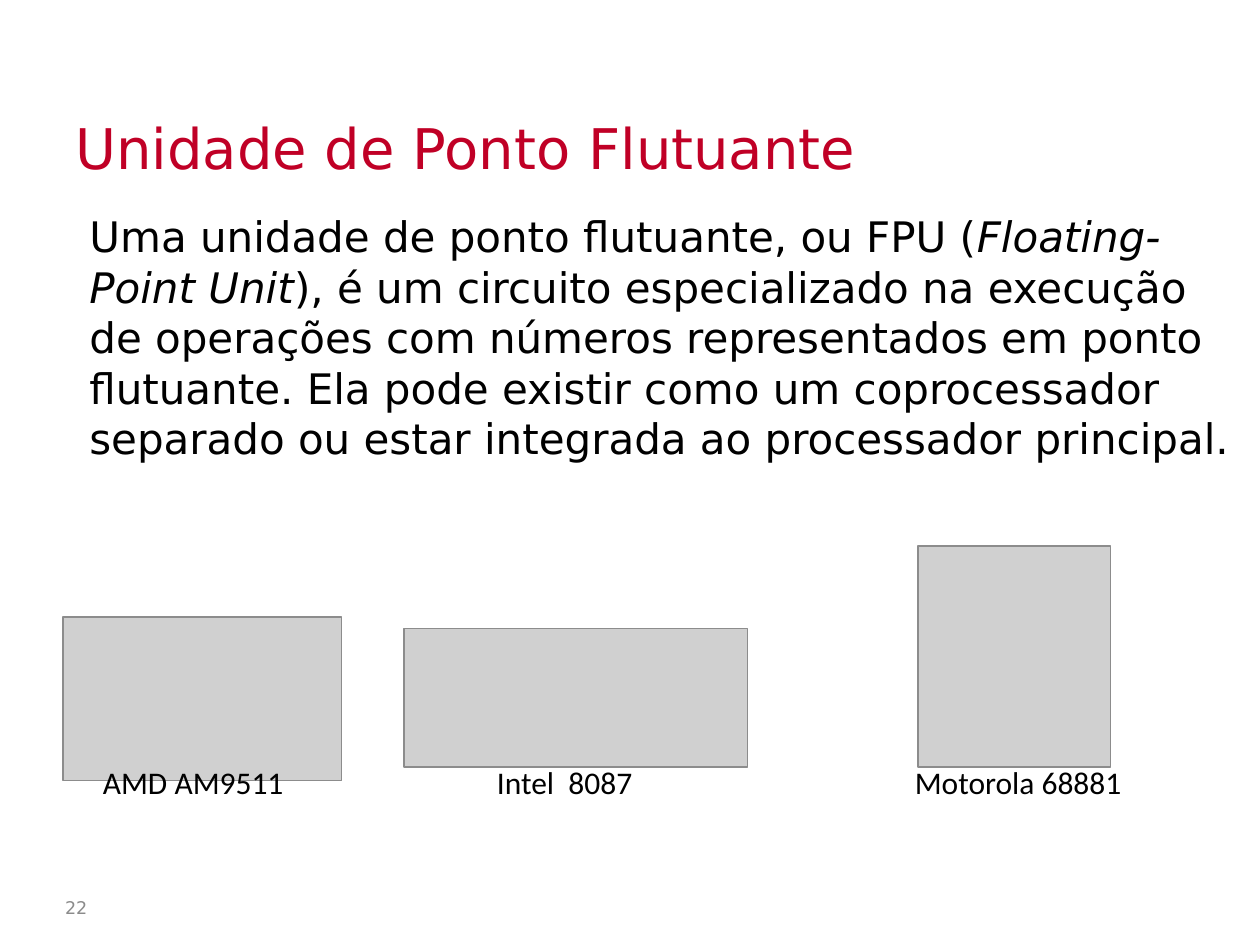
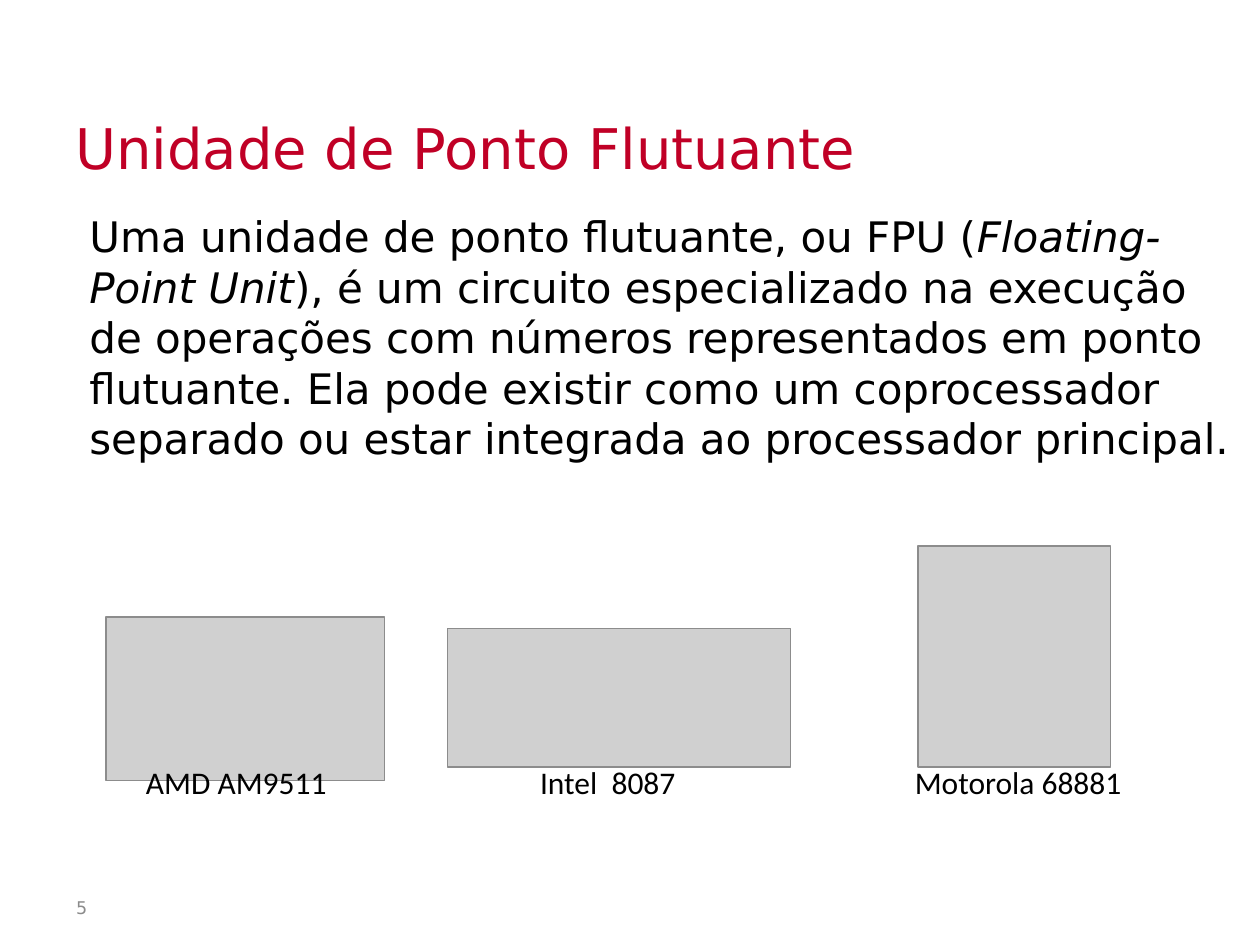
Before and after one commit to Insper/bits-e-proc, a slide deck: slide 5 of docs-src/slides/conteudoUnidadeLogicaAritmetica.pptx (slide 22 before the commit). Drawn at 1260x945 pixels with LibreOffice and Linux fonts; fonts in the diff are those of the drawing; grey boxes stand for pictures; background and template pictures are left out. Boxes give left, top, right and bottom in pixels: in the first picture for what was removed or moved away, otherwise in the second. Text is boxed around its words. In the diff, an @@ line names an element or a change of style, - is before the commit and + after.

```diff
--- a/docs-src/slides/conteudoUnidadeLogicaAritmetica.pptx
+++ b/docs-src/slides/conteudoUnidadeLogicaAritmetica.pptx
@@ 2 pictures, 2 texts: place and size @@
-2 pictures, 2 texts at box(63, 617, 747, 802)
+2 pictures, 2 texts at box(106, 617, 790, 802)
@@ page number at box(76, 901, 87, 914): text changed @@
-22
+5
```
Also in this commit, not shown: 4 other slides changed, 1 slide added, 3 slides removed, 2 other files.
